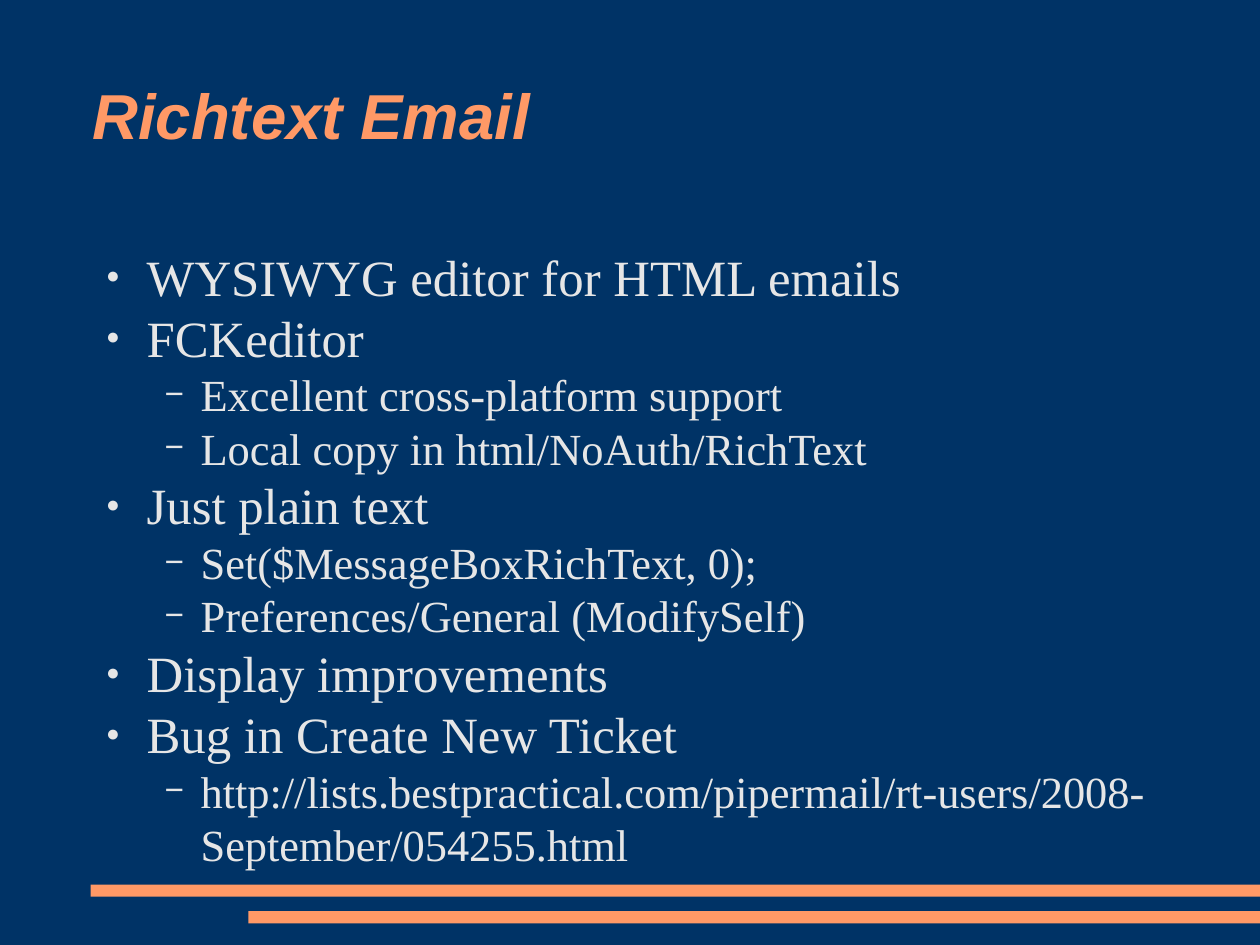
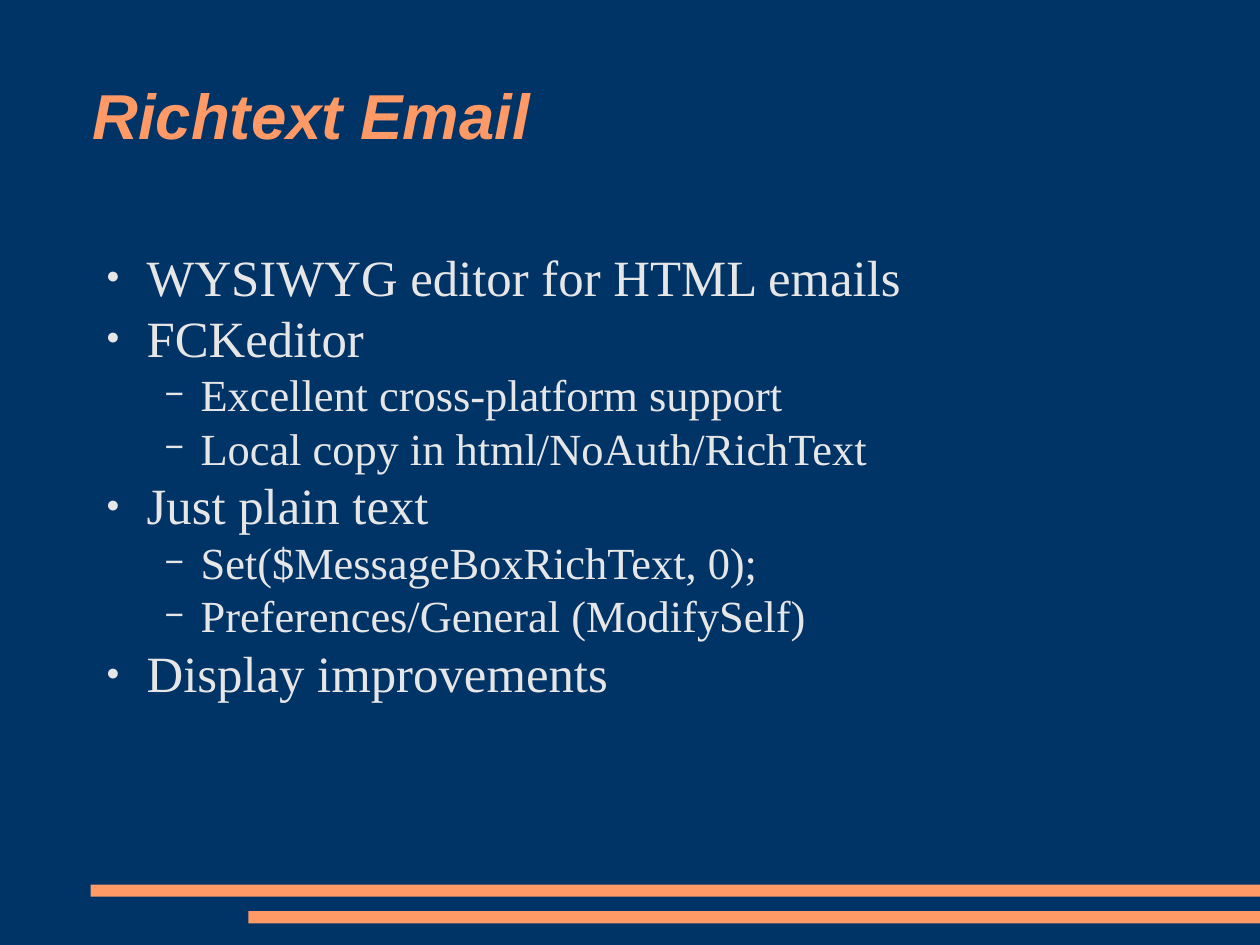
Before and after one commit to racke/Presentations, a slide deck: slide 10 of npw2009/rt38.odp. Drawn at 1260x945 pixels with LibreOffice and Linux fonts; fonts in the diff are those of the drawing. Boxes give left, top, right and bottom in pixels: in the first picture for what was removed or moved away, otherwise in the second. Text is boxed around its words. In the diff, an @@ line names an element or a change of style, - is before the commit and + after.

```diff
--- a/npw2009/rt38.odp
+++ b/npw2009/rt38.odp
@@ text at <box>147,717,1145,870</box>: paragraphs removed @@
-● Bug in Create New Ticket
-  − http://lists.bestpractical.com/pipermail/rt-users/2008-September/054255.html
```
Also in this commit, not shown: 5 other slides changed, 3 slides added, 1 slide removed, 2 other files.
